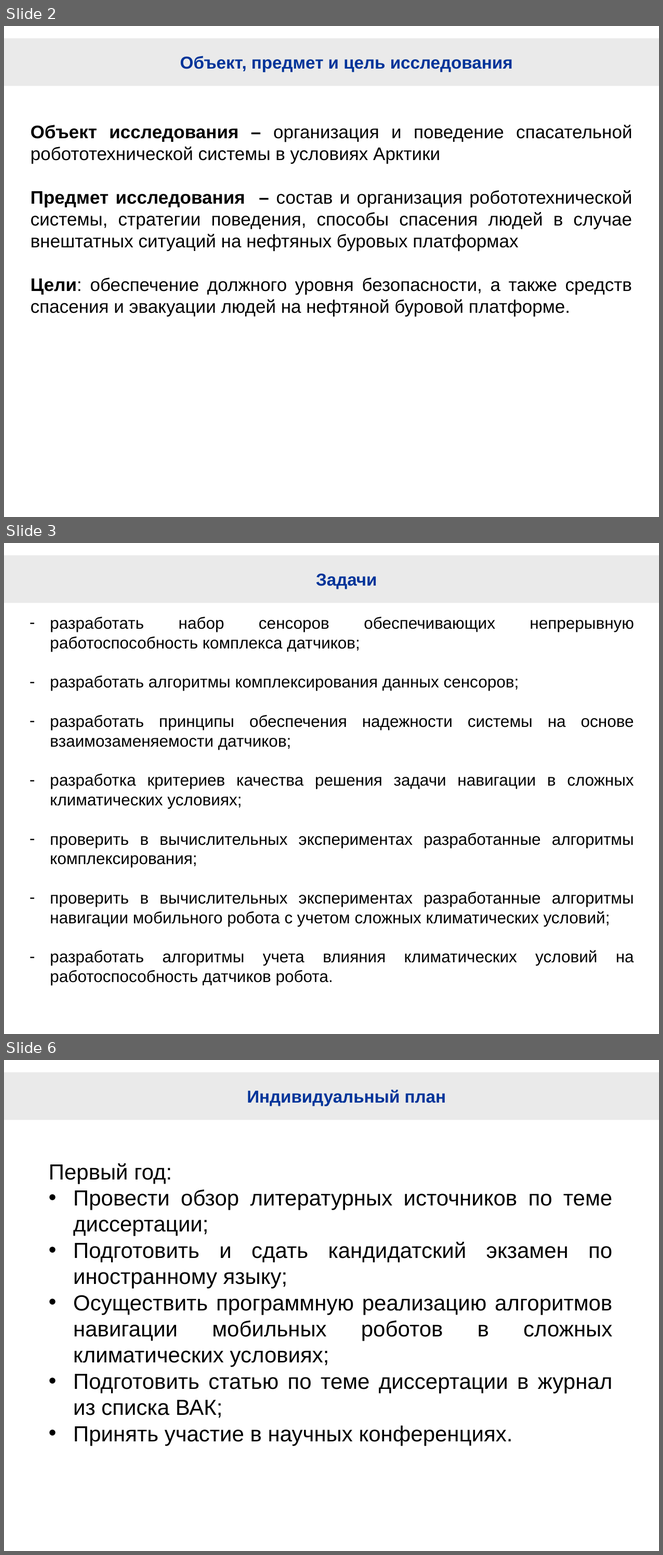
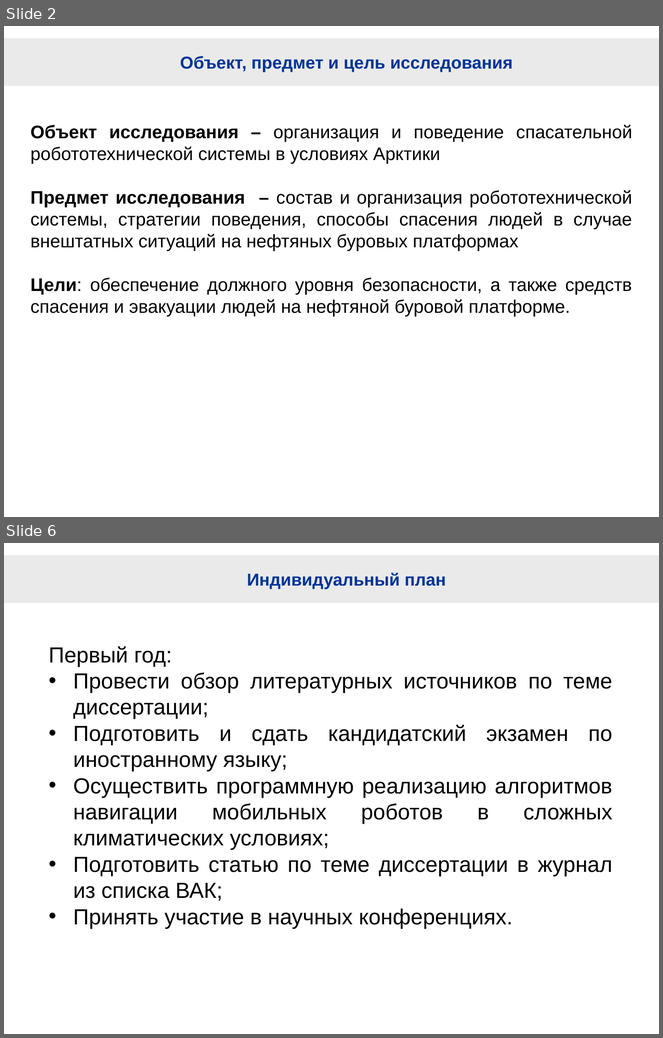
Before and after one commit to hellraptor/RescueRobots, a slide deck: RescueRobotsForNN.pptx. Shown one above the other, each under a label of ours: slides 2, 3 and 6 before the commit, slides 2 and 6 after it; the slides between them are not shown. The pictures are 663x1555 and 663x1038 pixels, drawn with LibreOffice and Linux fonts; fonts in the diff are those of the drawing; background and template pictures are left out. Boxes give left, top, right and bottom in pixels: in the first picture for what was removed or moved away, otherwise in the second. Text is boxed around its words. In the diff, an @@ line names an element or a change of style, - is before the commit and + after.

Commit message:
3 slides in presintation and small changes in text

```diff
--- a/RescueRobotsForNN.pptx
+++ b/RescueRobotsForNN.pptx
@@ slide 3 removed at box(4, 543, 659, 1034), background #FFFFFF; not listed: 1 template element that a slide beside it also shows @@
@@ title removed at box(316, 573, 377, 589) @@
-Задачи
@@ text removed at box(50, 617, 634, 966) @@
-– разработать набор сенсоров обеспечивающих непрерывную работоспособность комплекса датчиков;
-– разработать алгоритмы комплексирования данных сенсоров;
-– разработать принципы обеспечения надежности системы на основе взаимозаменяемости датчиков;
-– разработка критериев качества решения задачи навигации в сложных климатических условиях;
-– проверить в вычислительных экспериментах разработанные алгоритмы комплексирования;
-– проверить в вычислительных экспериментах разработанные алгоритмы навигации мобильного робота с учетом сложных климатических условий;
-– разработать алгоритмы учета влияния климатических условий на работоспособность датчиков робота.
```
Also in this commit, not shown: 1 slide changed, 2 slides added, 1 other slide removed, 1 other file.
